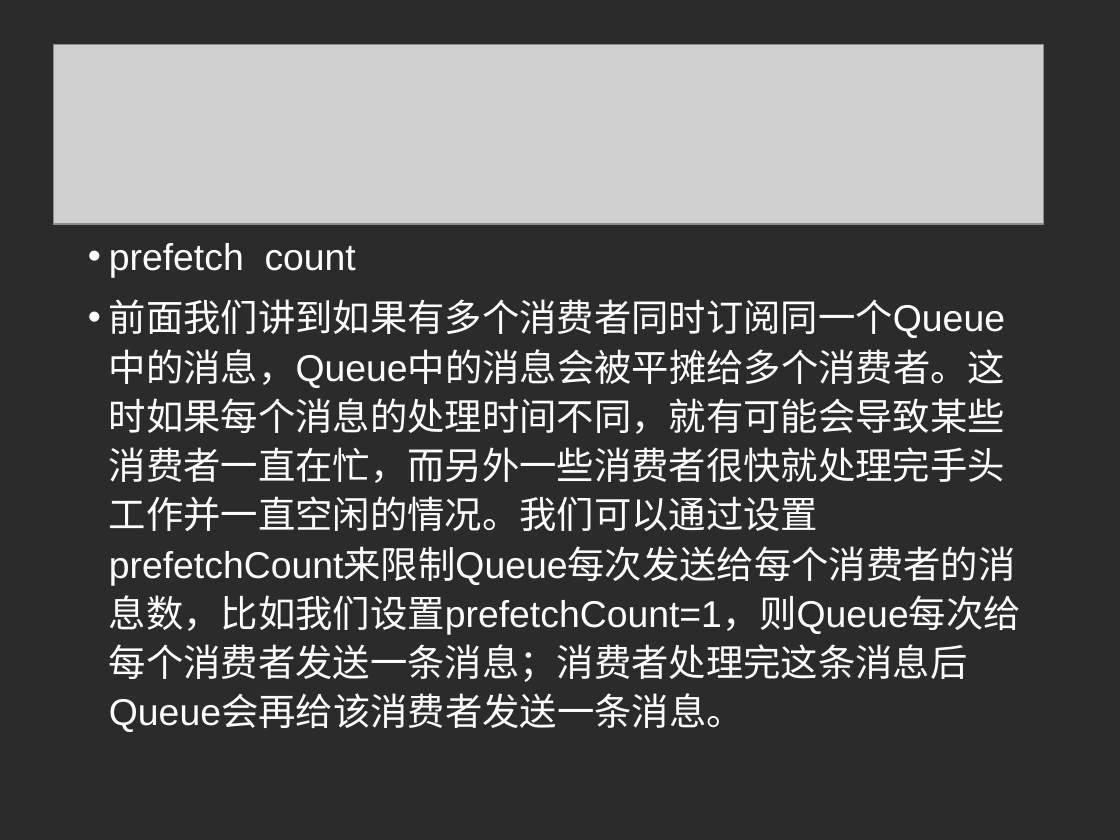
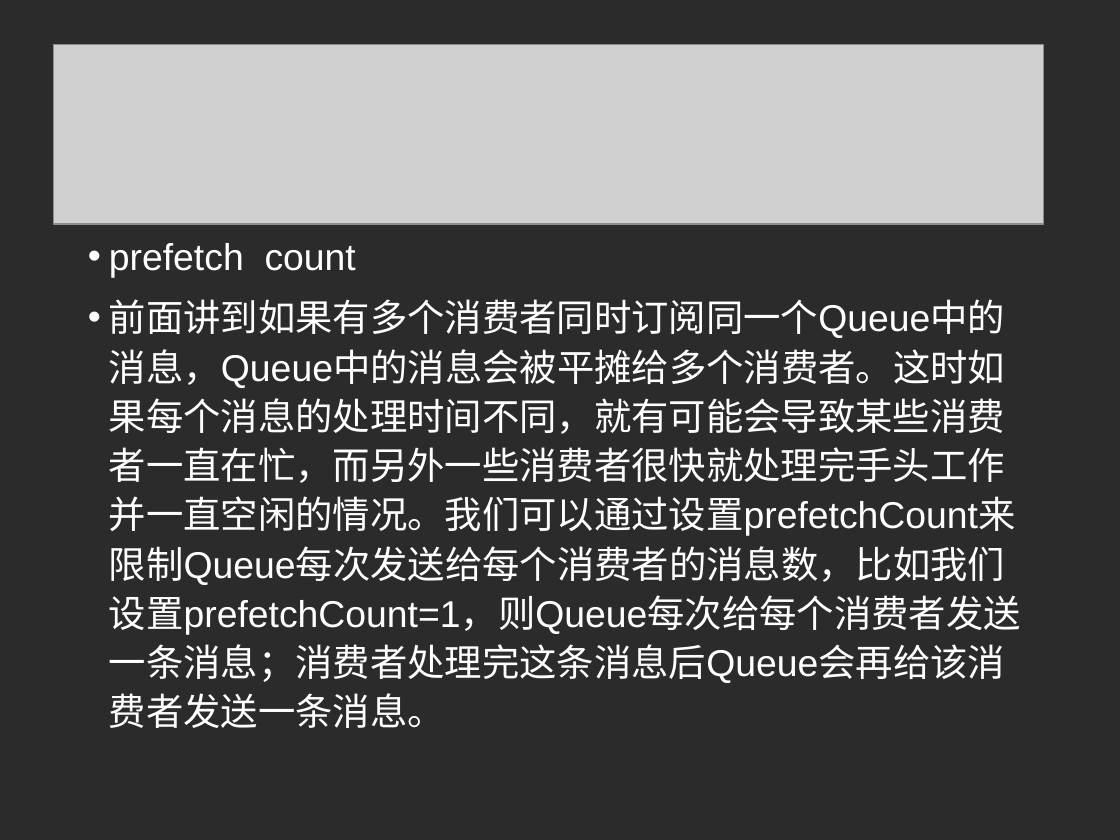
Before and after one commit to t1xuwei/rabbitmq_prj, a slide deck: slide 11 of rabbitmq_test/resources/消息队列-rabbitmq.ppt. Drawn at 1120x840 pixels with LibreOffice and Linux fonts; fonts in the diff are those of the drawing; grey boxes stand for pictures; background and template pictures are left out; a plain dark background stands for a picture behind light text. Boxes give left, top, right and bottom in pixels: in the first picture for what was removed or moved away, otherwise in the second. Text is boxed around its words. In the diff, an @@ line names an element or a change of style, - is before the commit and + after.

```diff
--- a/rabbitmq_test/resources/消息队列-rabbitmq.ppt
+++ b/rabbitmq_test/resources/消息队列-rabbitmq.ppt
@@ text at (109, 299, 1021, 728): text changed @@
-• 前面我们讲到如果有多个消费者同时订阅同一个Queue中的消息，Queue中的消息会被平摊给多个消费者。这时如果每个消息的处理时间不同，就有可能会导致某些消费者一直在忙，而另外一些消费者很快就处理完手头工作并一直空闲的情况。我们可以通过设置prefetchCount来限制Queue每次发送给每个消费者的消息数，比如我们设置prefetchCount=1，则Queue每次给每个消费者发送一条消息；消费者处理完这条消息后Queue会再给该消费者发送一条消息。
+• 前面讲到如果有多个消费者同时订阅同一个Queue中的消息，Queue中的消息会被平摊给多个消费者。这时如果每个消息的处理时间不同，就有可能会导致某些消费者一直在忙，而另外一些消费者很快就处理完手头工作并一直空闲的情况。我们可以通过设置prefetchCount来限制Queue每次发送给每个消费者的消息数，比如我们设置prefetchCount=1，则Queue每次给每个消费者发送一条消息；消费者处理完这条消息后Queue会再给该消费者发送一条消息。
```
Also in this commit, not shown: 8 slides added, 2 slides removed.
